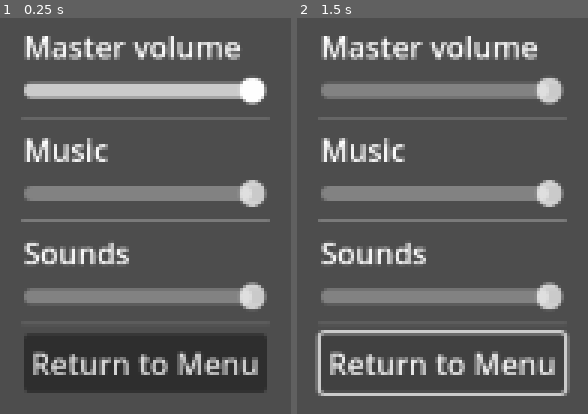
Above: before the commit, frames 1-2 (left to right).
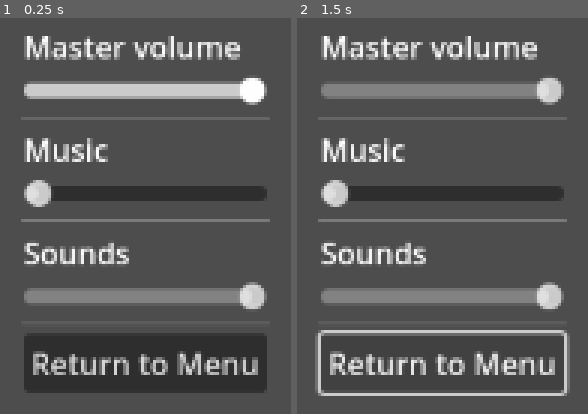
Above: after the commit, the same moments.

Repository: hunttis/ld-58
Game: Godot game, scene res://assets/scenes/menus/options.tscn
Two runs of this game, one before a commit and one after it. Both use one fixed random seed, a clock stepped at 60 frames per second and the inputs below. This scene is started directly instead of the project's main scene.
Inputs:
- Up to frame 1 (0.25 s): no input
- Up to frame 2 (1.5 s): click "Return to Menu" at 0.5 s; hold D (move_right) from 1.28 s (still down); hold Q (ability_bark) from 1.28 s (still down)

The runs differ from the first frame. In frame 1, 3.5% of the frame differs, in the area x 8-92%, y 40-48%; in frame 2, 3.5%.

Commit message:
Add music

Diff:
--- a/assets/scenes/master.gd
+++ b/assets/scenes/master.gd
@@ -3,6 +3,10 @@
 var game_scene_file = preload("res://assets/scenes/game.tscn")
 var options_scene_file = preload("res://assets/scenes/menus/options.tscn")
 var main_menu_scene_file = preload("res://assets/scenes/menus/main_menu.tscn")
+
+var current_scene_type: Scenes
+var musicOn = 0
+var musicOff = -80
 
 enum Scenes {
   Main_Menu,
@@ -12,6 +16,9 @@
 
 @export var default_scene: Scenes = Scenes.Main_Menu
 @onready var current_scene = $CurrentScene
+@onready var titleMusic = $"AudioStreamPlayerTitle"
+@onready var gameMusic = $"AudioStreamPlayerGame"
+
 
 func _ready():
   Events.go_to_game.connect(_on_go_to_game)
@@ -26,6 +33,7 @@
     Scenes.Game:
       _on_go_to_game()
 
+  gameMusic.volume_db = musicOff
 
 func _empty_current_scene():
   for child_scene in current_scene.get_children():
@@ -35,13 +43,34 @@
   _empty_current_scene()
   var game_scene = game_scene_file.instantiate()
   current_scene.add_child(game_scene)
+  current_scene_type = Scenes.Game
+  update_music()
 
 func _on_go_to_menu():
   _empty_current_scene()
   var menu_scene = main_menu_scene_file.instantiate()
   current_scene.add_child(menu_scene)
+  current_scene_type = Scenes.Main_Menu
+  update_music()
 
 func _on_go_to_options():
   _empty_current_scene()
   var options_scene = options_scene_file.instantiate()
   current_scene.add_child(options_scene)
+  current_scene_type = Scenes.Options
+  update_music()
+
+func update_music():
+    match current_scene_type:
+        Scenes.Game:
+            titleMusic.volume_db = musicOff
+            gameMusic.volume_db = musicOn
+        Scenes.Main_Menu:
+            titleMusic.volume_db = musicOn
+            gameMusic.volume_db = musicOff
+        Scenes.Options:
+            titleMusic.volume_db = musicOn
+            gameMusic.volume_db = musicOff
+        _:
+            titleMusic.volume_db = musicOn
+            gameMusic.volume_db = musicOff
--- a/assets/scenes/master.tscn
+++ b/assets/scenes/master.tscn
@@ -1,6 +1,8 @@
-[gd_scene load_steps=2 format=3 uid="uid://d3eo74i1aytio"]
+[gd_scene load_steps=4 format=3 uid="uid://d3eo74i1aytio"]
 
 [ext_resource type="Script" uid="uid://mrf7v5r1ar20" path="res://assets/scenes/master.gd" id="1_xvgtq"]
+[ext_resource type="AudioStream" uid="uid://c55cx1bk0a5iq" path="res://assets/audio/music/LD58 title.mp3" id="2_723qe"]
+[ext_resource type="AudioStream" uid="uid://b6sde1rdks5ff" path="res://assets/audio/music/LD58 main.mp3" id="3_tpt81"]
 
 [node name="Master" type="Node2D"]
 script = ExtResource("1_xvgtq")
@@ -12,3 +14,12 @@
 offset_bottom = 720.0
 size_flags_horizontal = 3
 size_flags_vertical = 3
+
+[node name="AudioStreamPlayerTitle" type="AudioStreamPlayer2D" parent="."]
+stream = ExtResource("2_723qe")
+autoplay = true
+bus = &"Music"
+
+[node name="AudioStreamPlayerGame" type="AudioStreamPlayer2D" parent="."]
+stream = ExtResource("3_tpt81")
+autoplay = true
--- a/assets/scenes/menus/options.gd
+++ b/assets/scenes/menus/options.gd
@@ -1,27 +1,31 @@
 extends Control
 
+
 func _ready() -> void:
-	$OptionsContainer/ButtonContainer/MasterVolumeSlider.value = AudioServer.get_bus_volume_linear(AudioServer.get_bus_index("Master"))
-	$OptionsContainer/ButtonContainer/MusicVolumeSlider.value = AudioServer.get_bus_volume_linear(AudioServer.get_bus_index("Music"))
-	$OptionsContainer/ButtonContainer/SoundVolumeSlider.value = AudioServer.get_bus_volume_linear(AudioServer.get_bus_index("Sound"))
-	$OptionsContainer/ButtonContainer/MasterVolumeSlider.grab_focus()
+    print($OptionsContainer/ButtonContainer/MusicVolumeSlider.value)
+
+    $OptionsContainer/ButtonContainer/MasterVolumeSlider.value = AudioServer.get_bus_volume_linear(AudioServer.get_bus_index("Master"))
+    $OptionsContainer/ButtonContainer/MusicVolumeSlider.value = AudioServer.get_bus_volume_linear(AudioServer.get_bus_index("Music"))
+    $OptionsContainer/ButtonContainer/SoundVolumeSlider.value = AudioServer.get_bus_volume_linear(AudioServer.get_bus_index("Sound"))
+    $OptionsContainer/ButtonContainer/MasterVolumeSlider.grab_focus()
 
 func _on_music_button_toggled(toggled_on: bool) -> void:
-	AudioServer.set_bus_volume_db(AudioServer.get_bus_index("Music"), linear_to_db($Slider.value))
-	print("Music mute toggled to: ", !toggled_on)
+    AudioServer.set_bus_volume_db(AudioServer.get_bus_index("Music"), linear_to_db($Slider.value))
+    print("Music mute toggled to: ", !toggled_on)
 
 func _on_sound_button_toggled(toggled_on: bool) -> void:
-	AudioServer.set_bus_mute(1, !toggled_on)
-	print("Sound mute toggled to: ", !toggled_on)
+    AudioServer.set_bus_mute(1, !toggled_on)
+    print("Sound mute toggled to: ", !toggled_on)
 
 func _on_master_volume_slider_value_changed(value: float) -> void:
-	AudioServer.set_bus_volume_db(AudioServer.get_bus_index("Master"), linear_to_db(value))
+    AudioServer.set_bus_volume_db(AudioServer.get_bus_index("Master"), linear_to_db(value))
 
 func _on_music_volume_slider_value_changed(value: float) -> void:
-	AudioServer.set_bus_volume_db(AudioServer.get_bus_index("Music"), linear_to_db(value))
+    print(value)
+    AudioServer.set_bus_volume_db(AudioServer.get_bus_index("Music"), linear_to_db(value))
 
 func _on_sound_volume_slider_value_changed(value: float) -> void:
-	AudioServer.set_bus_volume_db(AudioServer.get_bus_index("Sound"), linear_to_db(value))
+    AudioServer.set_bus_volume_db(AudioServer.get_bus_index("Sound"), linear_to_db(value))
 
 func _on_return_to_menu_button_pressed() -> void:
-	Events.go_to_menu.emit()
+    Events.go_to_menu.emit()
--- a/default_bus_layout.tres
+++ b/default_bus_layout.tres
@@ -6,7 +6,7 @@
 bus/1/solo = false
 bus/1/mute = false
 bus/1/bypass_fx = false
-bus/1/volume_db = 0.0
+bus/1/volume_db = -80.0
 bus/1/send = &"Master"
 bus/2/name = &"Sound"
 bus/2/solo = false
Not shown, added: assets/audio/music/LD58 main.mp3.import
Not shown, added: assets/audio/music/LD58 title.mp3.import
Not shown, added: assets/audio/music/LD58 main.mp3
Not shown, added: assets/audio/music/LD58 title.mp3
